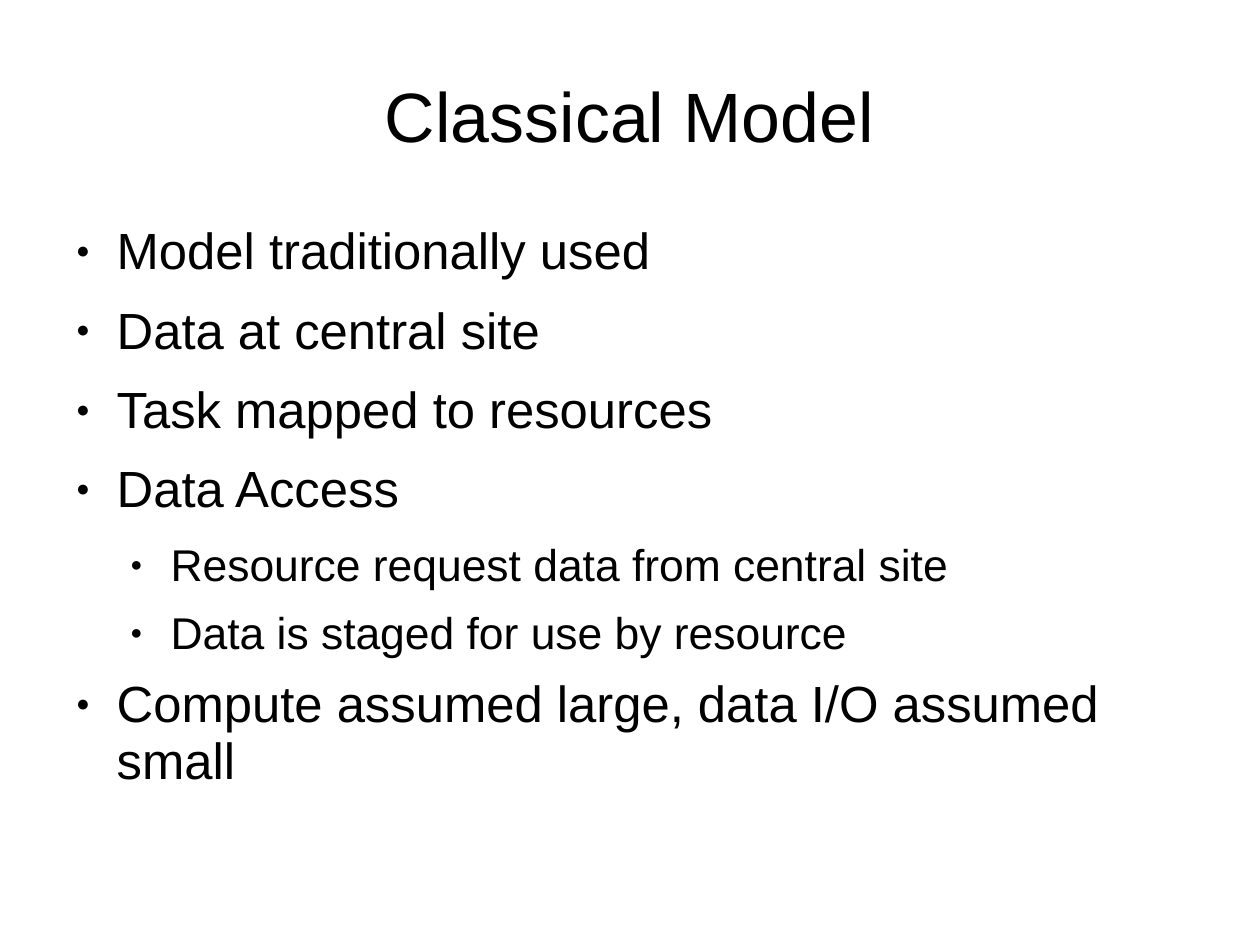
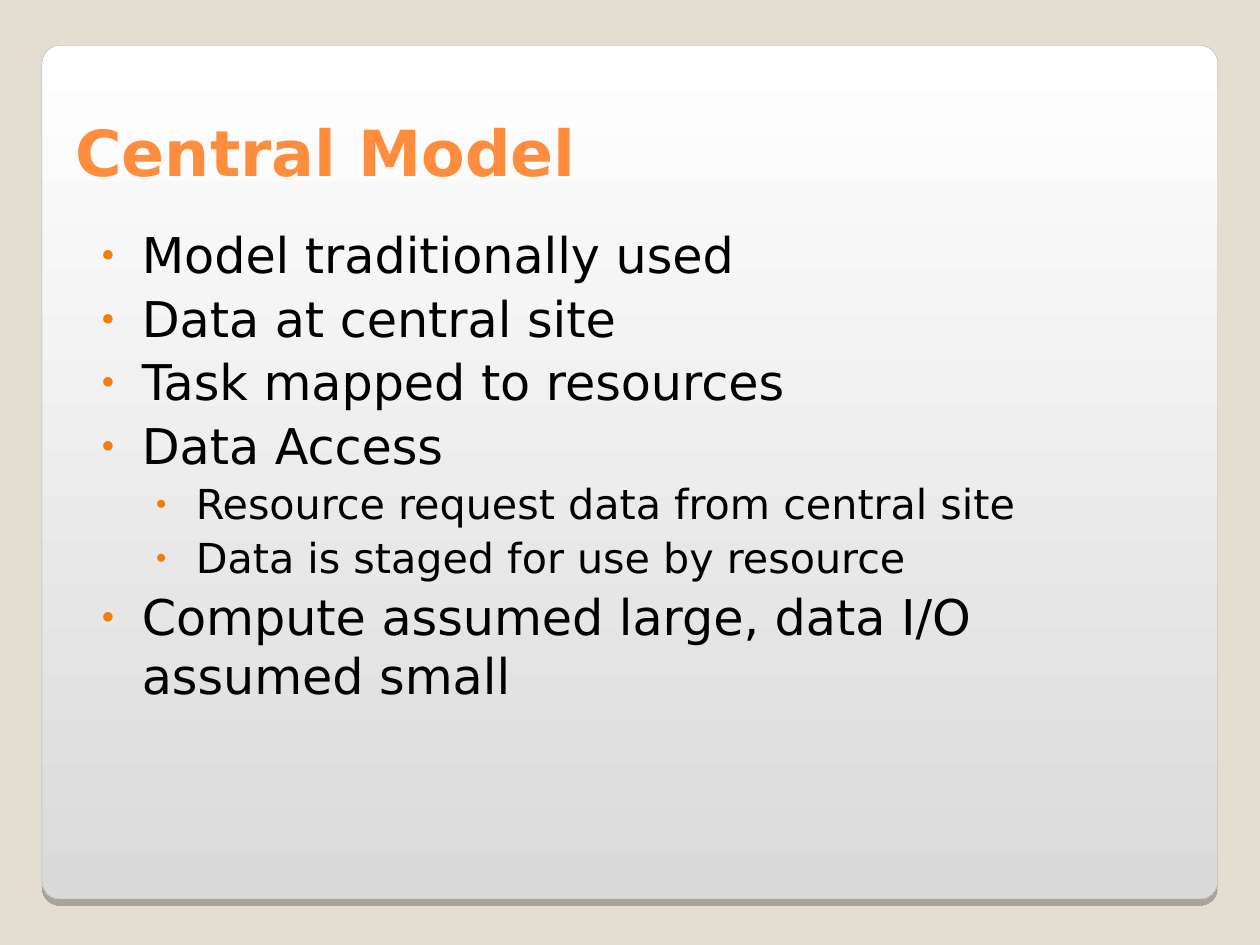
Before and after one commit to saga-project/saga-cpp-legacy-projects, a slide deck: slide 2 of papers/data_intensive/eScience09/RoyalSocietyPresentation.ppt (slide 1 before the commit). Drawn at 1260x945 pixels with LibreOffice and Linux fonts; fonts in the diff are those of the drawing; background and template pictures are left out. Boxes give left, top, right and bottom in pixels: in the first picture for what was removed or moved away, otherwise in the second. Text is boxed around its words. In the diff, an @@ line names an element or a change of style, - is before the commit and + after.

```diff
--- a/papers/data_intensive/eScience09/RoyalSocietyPresentation.ppt
+++ b/papers/data_intensive/eScience09/RoyalSocietyPresentation.ppt
@@ background #FFFFFF to #E3DED1 @@
@@ rounded rectangle added at <box>42,46,1219,900</box>, fill gradient #FFFFFF to #DADADA, outline #A4A3A3 0.17 pt @@
@@ title "Central Model" at <box>75,127,575,177</box>: vertical alignment middle to bottom @@
@@ title at <box>75,127,575,177</box>: text changed; size 44 to 40 pt; font Arial to DejaVu Sans; text colour #000000 to #FF8D3E; bold on @@
-Classical Model
+Central Model
@@ text "Model traditionally used" at <box>142,235,1014,695</box>: size 32 to 31 pt in "Model traditionally used", "Data at central site", "Task mapped to resources", "Data Access" and 1 more places; font Arial to DejaVu Sans; size 28 to 26 pt in "Resource request data from central site", "Data is staged for use by resource"; line spacing 0.93 to 1; less space between paragraphs; bullet colour #000000 to #F07F09 @@
```
Also in this commit, not shown: 7 other slides changed, 6 slides added, 1 slide removed.
